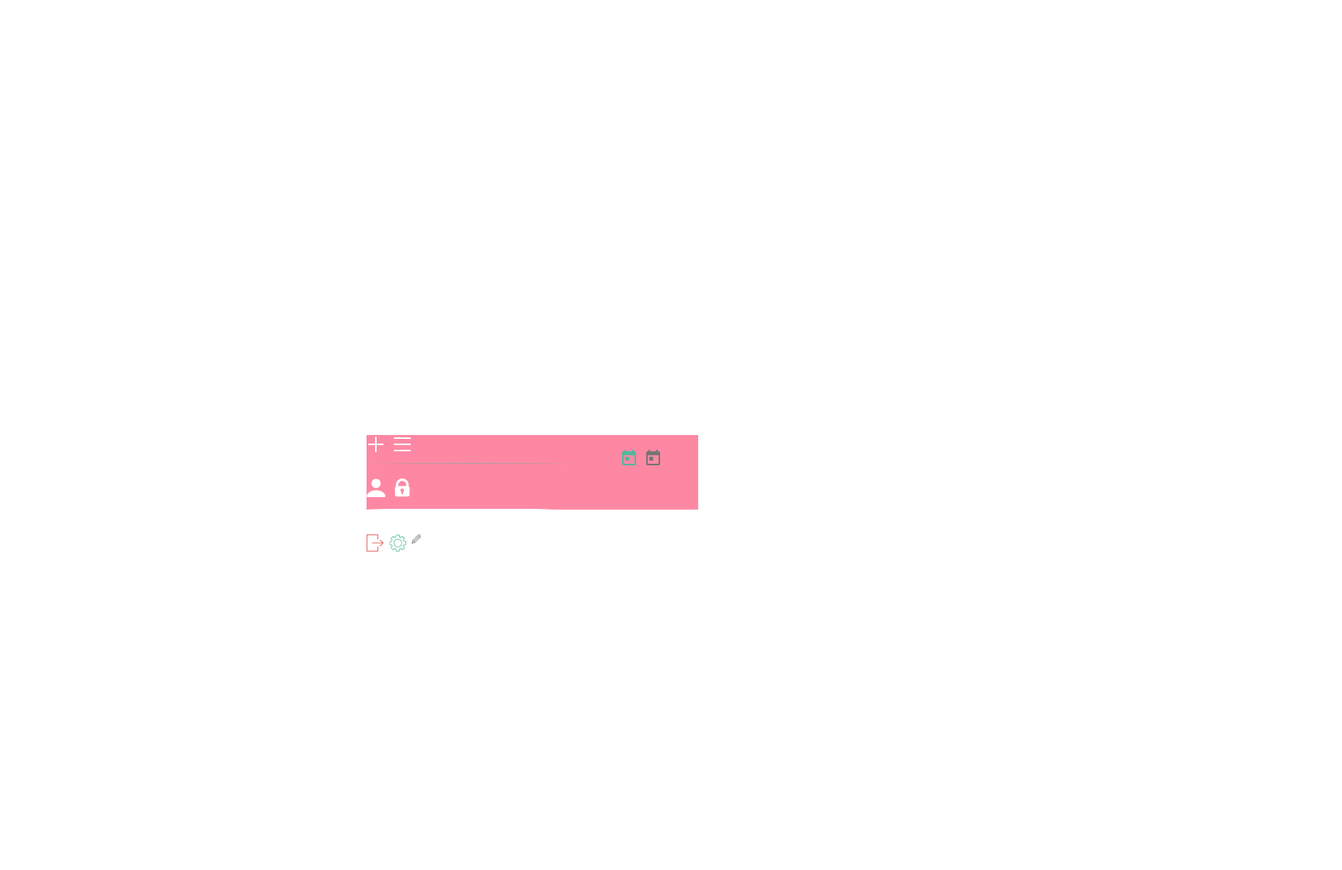
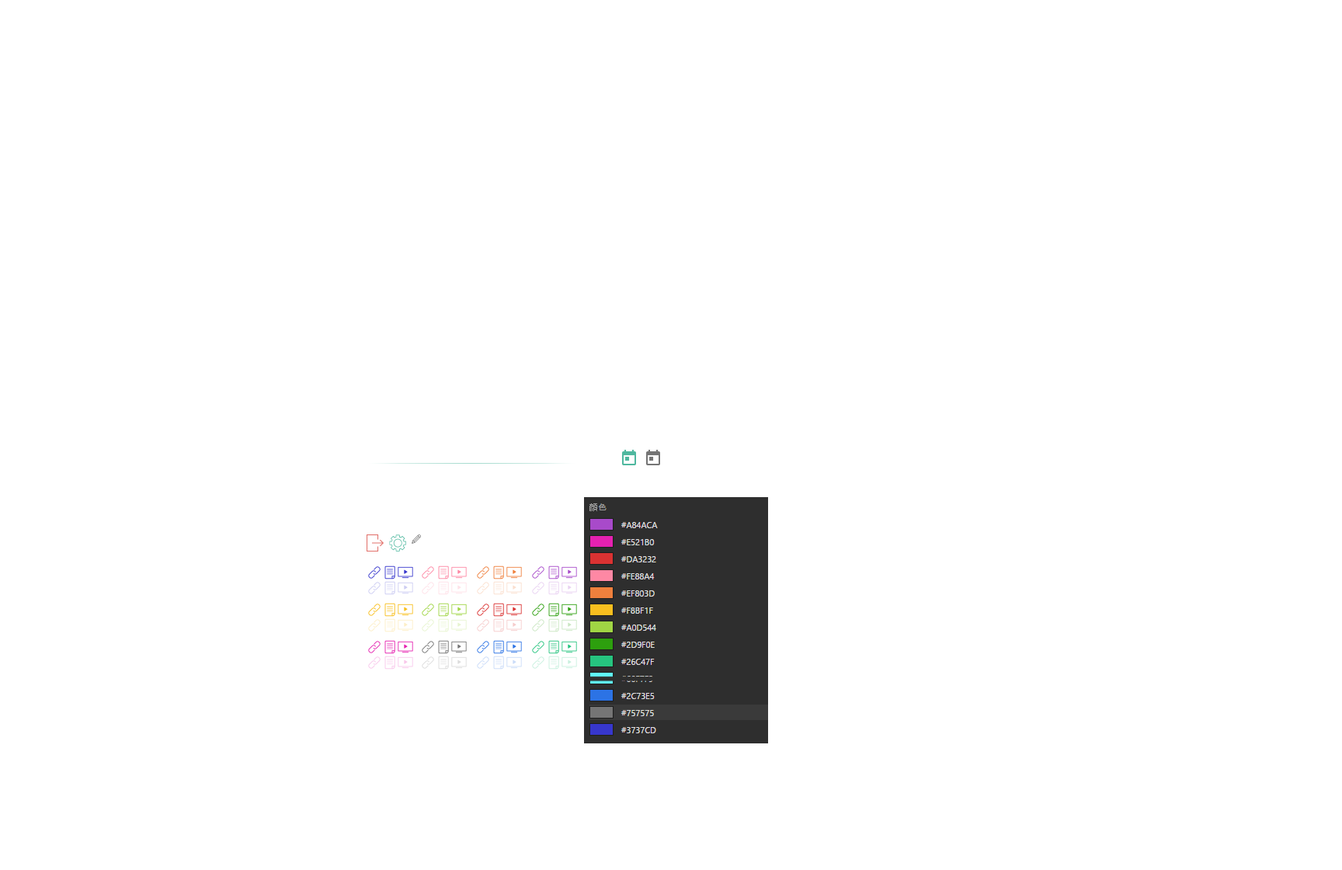
Comparing the layer stacks of the two w=1342, h=870 images. Changes:
added layer "Quick_Colors" above "Course_Material_Availability_Cyan" over [584, 497, 769, 744]
added group "Course_Material_Availability_Cyan" with 6 layers above "Course_Material_Availability_Grey" over [532, 640, 578, 670]
added group "Course_Material_Availability_Grey" with 6 layers above "Course_Material_Availability_Blue" over [421, 640, 467, 670]
added group "Course_Material_Availability_Blue" with 6 layers above "Course_Material_Availability_Peach" over [476, 640, 522, 670]
added group "Course_Material_Availability_Peach" with 6 layers above "Course_Material_Availability_Purple" over [368, 640, 414, 670]
added group "Course_Material_Availability_Purple" with 6 layers above "Course_Material_Availability_Green" over [532, 565, 578, 596]
added group "Course_Material_Availability_Green" with 6 layers above "Course_Material_Availability_Orange" over [532, 602, 578, 633]
added group "Course_Material_Availability_Orange" with 6 layers above "Course_Material_Availability_Red" over [476, 565, 522, 596]
added group "Course_Material_Availability_Red" with 6 layers above "Course_Material_Availability_Indigo" over [476, 602, 522, 633]
added group "Course_Material_Availability_Indigo" with 6 layers above "Course_Material_Availability_Yellow" over [368, 565, 414, 596]
added group "Course_Material_Availability_Yellow" with 6 layers above "Course_Material_Availability_Lime" over [368, 602, 414, 633]
added group "Course_Material_Availability_Lime" with 6 layers above "Course_Material_Availability_Pink" over [421, 602, 467, 633]
added group "Course_Material_Availability_Pink" with 18 layers above "FileType" over [421, 565, 467, 596]
added group "FileType" with 21 layers above "Course_Material_Download" over [642, 564, 699, 621]
painted on "Divider_forNitificaiton" over [368, 462, 575, 464]
hid "Pink BG", opacity 100% → 25%, painted on it over [366, 434, 699, 655]
…and 96 more changes (95 added, 1 painted)
